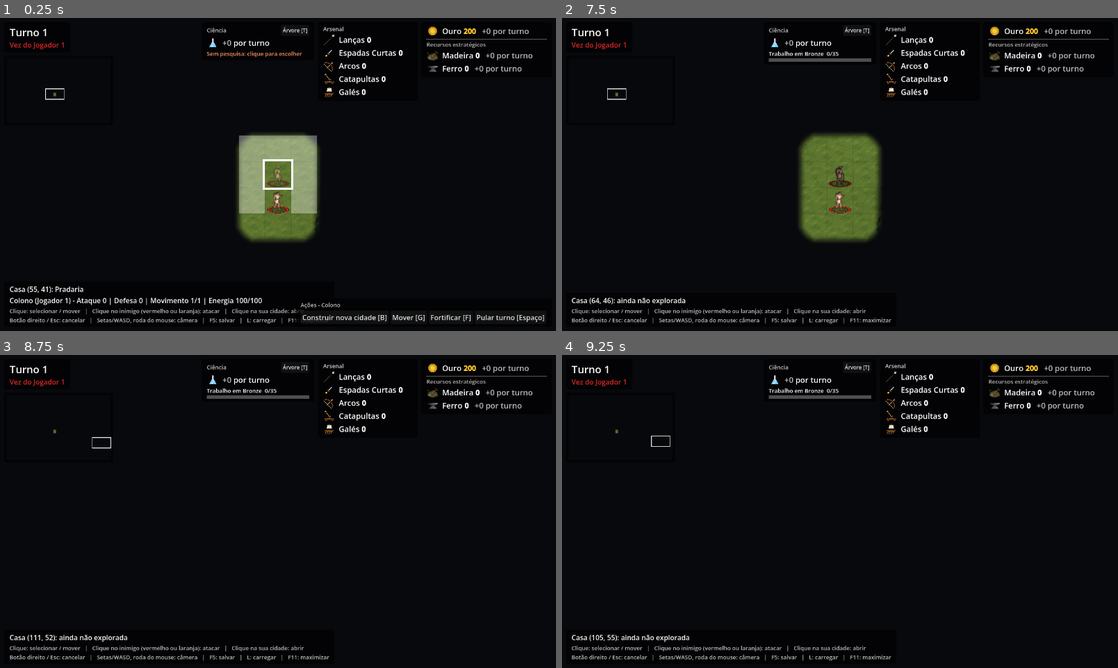
Above: before the commit, frames 1-4 (two rows, left to right).
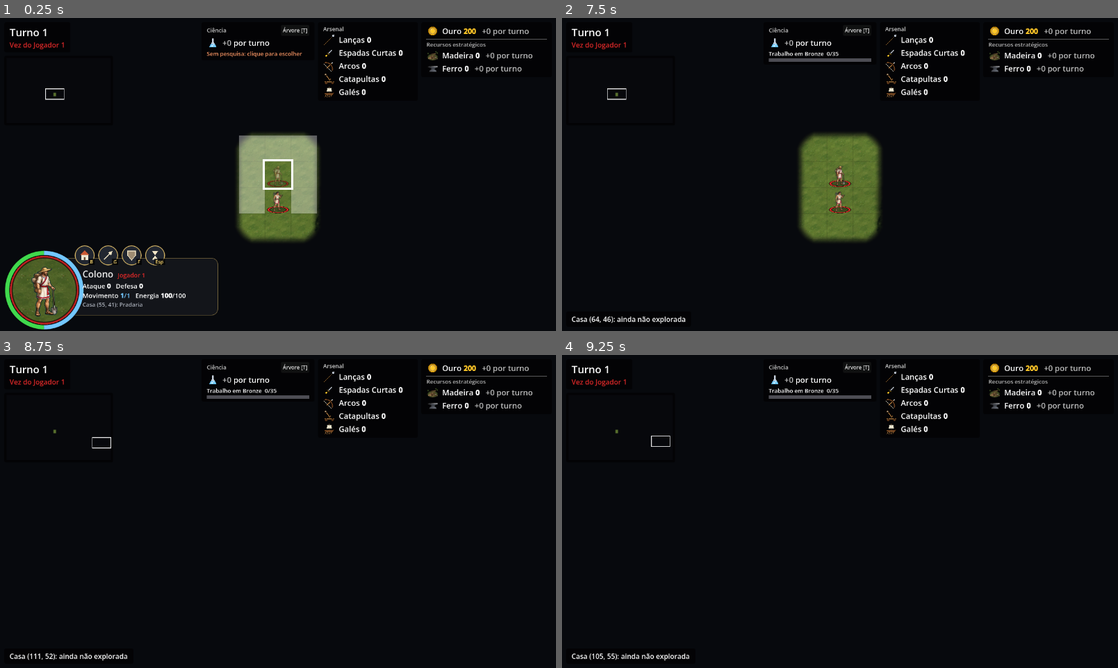
Above: after the commit, the same moments.

Repository: tscpereira/Geopolitik
Game: Godot game, scene res://scenes/main.tscn
Two runs of this game, one before a commit and one after it. Both use one fixed random seed, a clock stepped at 60 frames per second and the inputs below.
Inputs (mouse positions are in pixels of both pictures, inside the frame that each line leads up to):
- Up to frame 1 (0.25 s): no input
- Up to frame 2 (7.5 s): click "Árvore [T]" at 0.5 s; click (906, 318) at 1.25 s, where only the run before the commit has a clickable "Construir nova cidade [B]"; click (645, 255) at 2.02 s; click (973, 318) at 2.75 s, where only the run before the commit has a clickable "Mover [G]"; click (667, 255) at 3.52 s; click (1012, 318) at 4.25 s, where only the run before the commit has a clickable "Fortificar [F]"; click (695, 255) at 5.02 s; click (717, 255) at 5.77 s; click "Fechar [Esc]" at 6.5 s; click (1073, 318) at 7.25 s, where only the run before the commit has a clickable "Pular turno [Espaço]"
- Up to frame 3 (8.75 s): tap Enter at 8 s; drag from (61, 426) to (333, 442) at 8.02 s
- Up to frame 4 (9.25 s): tap Space at 8.75 s; drag from (728, 527) to (812, 574) at 8.77 s

The runs differ from the first frame. In frame 1, 5.4% of the frame differs, in the area x 0-98%, y 72-100%; in frame 2, 1.1%; in frame 3, 1.0%; in frame 4, 1.0%.

Commit message:
Painel da unidade (canto inferior esquerdo): retrato em alta resolução no círculo, energia e movimento em meias-luas, cartão com atributos e prévia do ataque, ações em botões redondos; retratos do Gemini no repositório
Co-Authored-By: Claude Opus 5.5 <noreply@anthropic.com>

Diff:
--- a/scripts/main.gd
+++ b/scripts/main.gd
@@ -1541,6 +1541,7 @@
 	_selected_mill = mill
 	move_overlay.show_moves(mill.cell, [], [])
 	_update_unit_actions()
+	_update_info() # painel da madeireira
 
 
 ## Botão "Retirar trabalhador": o trabalhador volta ao mapa e fica selecionado.
@@ -2262,7 +2263,7 @@
 ## Painel inferior: casa sob o mouse e a unidade nela (ou a selecionada).
 func _update_info() -> void:
 	var lines: Array[String] = []
-	var unit := selected_unit
+	var unit: Unit = null
 	if game_map.is_in_bounds(_hover_cell) and not fog.is_explored(_hover_cell):
 		lines.append("Casa (%d, %d): ainda não explorada" % [_hover_cell.x, _hover_cell.y])
 	elif game_map.is_in_bounds(_hover_cell):
@@ -2298,7 +2299,7 @@
 				mill.workers.size(), LumberMill.MAX_WORKERS,
 			])
 		var hovered := visible_unit_at(_hover_cell)
-		if hovered:
+		if hovered and hovered != selected_unit:
 			unit = hovered
 	if unit:
 		var defense_notes: Array[String] = []
@@ -2325,6 +2326,7 @@
 			var building_city := claiming_city(unit.cell)
 			lines[-1] += " | Construindo estrada" if game_map.road_progress.has(unit.cell) else \
 					" | Construindo" if building_city and building_city.sites.has(unit.cell) else " | Reconstruindo"
+	var preview := ""
 	if selected_unit and _attack_targets.has(_hover_cell):
 		var defender := get_unit_at(_hover_cell)
 		var from_cell: Vector2i = _attack_targets[_hover_cell] # de onde a unidade vai atacar
@@ -2336,7 +2338,7 @@
 			target_notes.append("+%d atrás do rio" % Terrain.RIVER_DEFENSE_BONUS)
 		if Combat.anti_cavalry(defender, selected_unit) > 0:
 			target_notes.append("+%d contra cavalaria" % Combat.anti_cavalry(defender, selected_unit))
-		lines.append("%s: %s (força %.2f%s) x %s (força %.2f%s) - dano estimado: causa ~%d | recebe %s" % [
+		preview = ("%s: %s (força %.2f%s) x %s (força %.2f%s) - dano estimado: causa ~%d | recebe %s" % [
 			"Disparar" if selected_unit.is_ranged() else "Atacar",
 			selected_unit.type.display_name, Combat.attack_strength(selected_unit, defender), attack_note,
 			defender.type.display_name, Combat.defense_strength(selected_unit, defender, from_cell),
@@ -2344,7 +2346,19 @@
 			roundi(expected["to_defender"]),
 			"0" if selected_unit.is_ranged() else "~%d" % roundi(expected["to_attacker"]),
 		])
-	hud.set_info("\n".join(lines))
+	# Com unidade (ou madeireira) selecionada: o painel dela, e a linha de baixo
+	# mostra a prévia do ataque, ou a unidade sob o mouse, ou a casa. Sem
+	# seleção: o painel some e a barra de informação mostra a casa sob o mouse.
+	if (selected_unit and is_instance_valid(selected_unit)) or _selected_mill:
+		var extra := preview if not preview.is_empty() else lines[-1] if not lines.is_empty() else ""
+		if selected_unit:
+			hud.show_unit_panel(selected_unit, game_map, extra)
+		else:
+			hud.show_mill_panel(_selected_mill, game_map, extra)
+		hud.set_info("")
+	else:
+		hud.hide_unit_panel()
+		hud.set_info("\n".join(lines))
 
 
 ## Nome do terreno com as regras dele (madeira que resta, defesa, movimento).
--- a/scripts/ui/hud.gd
+++ b/scripts/ui/hud.gd
@@ -44,9 +44,14 @@
 @onready var tech_dialog: TechDialog = $TechDialog
 ## Árvore de tecnologias (criada pelo código, por cima das outras janelas).
 var tech_tree_dialog: TechTreeDialog
+## Ações da unidade selecionada (as mesmas dos botões), para o painel da unidade.
+var last_actions: Array[Dictionary] = []
 ## Minimapa (canto esquerdo, abaixo do painel do turno; o Game chama setup).
 var minimap: Minimap
 var _minimap_panel: PanelContainer
+## Painel da unidade selecionada (canto inferior esquerdo; no lugar das barras
+## de informação e de ações desde 28/10/2026).
+var unit_panel: UnitPanel
 
 var _prompt_tween: Tween
 var _message_tween: Tween
@@ -71,6 +76,7 @@
 
 func _ready() -> void:
 	_build_minimap()
+	_build_unit_panel()
 	tech_tree_dialog = TechTreeDialog.new()
 	tech_tree_dialog.name = "TechTreeDialog"
 	add_child(tech_tree_dialog)
@@ -85,6 +91,38 @@
 	_iron_icon.tooltip_text = "Ferro: vem das minas nas colinas com ferro (1 por trabalhador por turno; a mina não se esgota)."
 	_build_arsenal_rows()
 	_build_science_panel()
+
+
+## Painel da unidade, preso ao canto inferior esquerdo. A barra de ações antiga
+## fica sempre escondida; a de informação só aparece sem unidade selecionada
+## (a casa e a cidade sob o mouse), sem a linha de atalhos (as teclas estão
+## nos botões).
+func _build_unit_panel() -> void:
+	unit_panel = UnitPanel.new()
+	unit_panel.name = "UnitPanel"
+	add_child(unit_panel)
+	move_child(unit_panel, $InfoPanel.get_index() + 1)
+	unit_panel.action_pressed.connect(func(id: String) -> void: action_pressed.emit(id))
+	$ActionPanel.hide()
+	$InfoPanel/VBox/HintLabel.hide()
+	var place := func() -> void:
+		unit_panel.position = Vector2(4.0, get_viewport().get_visible_rect().size.y - unit_panel.size.y - 4.0)
+	get_viewport().size_changed.connect(place)
+	place.call()
+
+
+func show_unit_panel(unit: Unit, map: GameMap, extra: String) -> void:
+	unit_panel.show_unit(unit, map, extra)
+	$InfoPanel.hide()
+
+
+func show_mill_panel(mill: LumberMill, map: GameMap, extra: String) -> void:
+	unit_panel.show_mill(mill, map, extra)
+	$InfoPanel.hide()
+
+
+func hide_unit_panel() -> void:
+	unit_panel.hide()
 
 
 ## Painel do minimapa, logo abaixo do painel do turno (acompanha a altura dele).
@@ -325,15 +363,18 @@
 func set_info(text: String) -> void:
 	_info_label.text = text
 	_info_label.visible = not text.is_empty()
+	$InfoPanel.visible = not text.is_empty()
 
 
 ## Mostra os botões de ação da unidade selecionada. Cada ação é um dicionário
 ## {"id", "label", "disabled" (opcional), "tooltip" (opcional)}. Lista vazia esconde.
 func set_unit_actions(title: String, actions: Array[Dictionary]) -> void:
+	last_actions = actions
 	for child in _action_buttons.get_children():
 		_action_buttons.remove_child(child)
 		child.queue_free()
-	_action_panel.visible = not actions.is_empty()
+	_action_panel.visible = false # substituída pelos botões do painel da unidade
+	unit_panel.set_actions(actions)
 	_action_title.text = title
 	for action in actions:
 		var button := Button.new()
--- /dev/null
+++ b/scripts/ui/unit_panel.gd
@@ -0,0 +1,328 @@
+class_name UnitPanel
+extends Control
+
+## Painel da unidade selecionada, no canto inferior esquerdo (desde 28/10/2026,
+## a partir do mockup do usuário; no lugar das barras de informação e de ações):
+##   - Retrato: círculo grande com o desenho da unidade em alta resolução
+##     (assets/sprites/units/retratos/, os originais do Gemini) sobre o terreno
+##     da casa em que ela está, com o anel na cor do dono. Para a madeireira
+##     ou mina remota selecionada, o desenho dela.
+##   - Energia: arco em meia-lua no lado esquerdo do círculo, enchendo de baixo
+##     para cima; verde acima de 60%, amarelo acima de 30%, vermelho abaixo.
+##   - Movimento: arco em meia-lua no lado direito, dourado, cheio no começo
+##     do turno e esvaziando conforme a unidade anda (pedido do usuário).
+##   - Cartão: nome, Ataque, Defesa, Movimento, Energia e dono; a situação (fortificada, a caminho, a bordo...); e
+##     uma linha extra: a prévia do ataque sobre um inimigo, a unidade sob o
+##     mouse, ou a casa sob o mouse.
+##   - Ações: botões redondos em cima do cartão, com ícone e a tecla no canto;
+##     o texto completo no tooltip. Sem unidade selecionada, o painel some.
+
+signal action_pressed(action_id: String)
+
+const RADIUS := 74.0
+const RING := 5.0
+const ARC_WIDTH := 9.0
+const MARGIN := 8.0
+const CARD_WIDTH := 400.0
+const CARD_HEIGHT := 132.0
+const BUTTON := 46.0
+const BUTTON_GAP := 8.0
+const PORTRAITS := "res://assets/sprites/units/retratos/"
+const CARD_COLOR := Color(0.08, 0.09, 0.11, 0.88)
+const GOLD := Color(0.85, 0.72, 0.4)
+const TRACK_COLOR := Color(0, 0, 0, 0.55)
+const MOVE_COLOR := Color(0.45, 0.78, 1.0)
+const TEXT := Color(0.93, 0.93, 0.93)
+const MUTED := Color(0.68, 0.7, 0.74)
+
+var _unit: Unit
+var _mill: LumberMill
+var _owner_color := Color.WHITE
+var _portrait: Texture2D
+var _ground: Texture2D
+var _buttons: HBoxContainer
+var _name: RichTextLabel
+var _stats: RichTextLabel
+var _status: Label
+var _extra: Label
+
+
+func _ready() -> void:
+	mouse_filter = Control.MOUSE_FILTER_STOP
+	custom_minimum_size = Vector2(_center().x + CARD_WIDTH, _center().y + RADIUS + RING + ARC_WIDTH + 2.0)
+	size = custom_minimum_size
+	_buttons = HBoxContainer.new()
+	_buttons.add_theme_constant_override("separation", int(BUTTON_GAP))
+	_buttons.position = Vector2(_center().x + RADIUS * 0.95, 0)
+	add_child(_buttons)
+	var box := VBoxContainer.new()
+	box.add_theme_constant_override("separation", 1)
+	box.position = Vector2(_center().x + RADIUS + 14.0, _card_rect().position.y + 22.0)
+	box.size = Vector2(_card_rect().end.x - box.position.x - 12.0, CARD_HEIGHT - 26.0)
+	box.mouse_filter = Control.MOUSE_FILTER_IGNORE
+	add_child(box)
+	_name = _rich(21)
+	box.add_child(_name)
+	_stats = RichTextLabel.new()
+	_stats.bbcode_enabled = true
+	_stats.fit_content = true
+	_stats.scroll_active = false
+	_stats.mouse_filter = Control.MOUSE_FILTER_IGNORE
+	_stats.add_theme_font_size_override("normal_font_size", 15)
+	_stats.add_theme_font_size_override("bold_font_size", 15)
+	box.add_child(_stats)
+	_status = _label(13, Color(1.0, 0.86, 0.45))
+	box.add_child(_status)
+	_extra = _label(13, MUTED)
+	_extra.autowrap_mode = TextServer.AUTOWRAP_WORD_SMART
+	_extra.max_lines_visible = 2
+	_extra.custom_minimum_size.x = box.size.x
+	box.add_child(_extra)
+	hide()
+
+
+## Mostra [param unit]. [param extra]: a linha de baixo (prévia de ataque,
+## unidade ou casa sob o mouse).
+func show_unit(unit: Unit, map: GameMap, extra := "") -> void:
+	_unit = unit
+	_mill = null
+	_owner_color = unit.owner_player.color
+	_portrait = portrait(unit.type, _owner_color)
+	_ground = map.terrain_texture(map.get_terrain(unit.cell))
+	_name.text = _title(unit.type.display_name, unit.owner_player)
+	var attack := "Ataque [b]%d[/b]%s" % [unit.attack, " (alcance %d)" % unit.type.attack_range if unit.is_ranged() else ""]
+	_stats.text = "%s   Defesa [b]%d[/b]\nMovimento [color=#73c7ff][b]%s[/b]/%d[/color]   Energia [b]%d[/b]/%d" % [
+		attack, unit.defense, unit.moves_text(), unit.movement, unit.energy, unit.max_energy]
+	var status: Array[String] = []
+	if unit.fortified:
+		status.append("Fortificada")
+	if unit.terrain_defense_bonus() > 0:
+		status.append("+%d de defesa (%s)" % [unit.terrain_defense_bonus(), Terrain.NAMES[map.get_terrain(unit.cell)].to_lower()])
+	if unit.walls_defense_bonus() > 0:
+		status.append("+%d muralha" % unit.walls_defense_bonus())
+	if unit.has_goto():
+		status.append("A caminho de (%d, %d)" % [unit.goto_target.x, unit.goto_target.y])
+	if unit.type.cargo_capacity > 0:
+		status.append("A bordo %d/%d" % [unit.cargo.size(), unit.type.cargo_capacity])
+	if unit.transport:
+		status.append("Embarcada na Galé")
+	if unit.rebuilding:
+		status.append("Trabalhando na obra")
+	_set_lines(status, extra)
+
+
+## Mostra a madeireira (ou mina) remota selecionada.
+func show_mill(mill: LumberMill, map: GameMap, extra := "") -> void:
+	_unit = null
+	_mill = mill
+	_owner_color = mill.owner_player.color
+	_portrait = City.MINE_TEXTURE if mill.is_mine else LumberMill.TEXTURE
+	_ground = map.terrain_texture(map.get_terrain(mill.cell))
+	_name.text = _title(mill.display_name(), mill.owner_player)
+	var production := "+%d de ferro por turno" % mill.iron_per_turn() if mill.is_mine else "+%d de madeira por turno" % mill.wood_per_turn()
+	if not mill.is_done():
+		production = "Em obra %d/%d" % [mill.progress, mill.cost()]
+	_stats.text = "Trabalhadores [b]%d[/b]/%d   %s" % [mill.workers.size(), LumberMill.MAX_WORKERS, production]
+	_set_lines(["Destruída: um Trabalhador pode reconstruir"] if mill.pillaged else [], extra)
+
+
+func _set_lines(status: Array, extra: String) -> void:
+	_status.text = "  ·  ".join(status)
+	_status.visible = not status.is_empty()
+	_extra.text = extra
+	_extra.visible = not extra.is_empty()
+	show()
+	queue_redraw()
+
+
+## Troca os botões de ação ([param actions]: os mesmos de Hud.set_unit_actions).
+func set_actions(actions: Array[Dictionary]) -> void:
+	for child in _buttons.get_children():
+		_buttons.remove_child(child)
+		child.queue_free()
+	for action in actions:
+		var button := Button.new()
+		button.custom_minimum_size = Vector2(BUTTON, BUTTON)
+		button.focus_mode = Control.FOCUS_NONE
+		button.disabled = action.get("disabled", false)
+		var label: String = action["label"]
+		var tooltip: String = action.get("tooltip", "")
+		button.tooltip_text = label + ("\n" + tooltip if not tooltip.is_empty() else "")
+		for state in ["normal", "hover", "pressed", "disabled"]:
+			var style := StyleBoxFlat.new()
+			style.bg_color = {"normal": Color(0.13, 0.15, 0.19), "hover": Color(0.24, 0.27, 0.33),
+					"pressed": Color(0.3, 0.34, 0.42), "disabled": Color(0.1, 0.1, 0.12, 0.85)}[state]
+			style.set_corner_radius_all(int(BUTTON / 2.0))
+			style.border_color = GOLD if state != "disabled" else Color(0.35, 0.35, 0.38)
+			style.set_border_width_all(2)
+			button.add_theme_stylebox_override(state, style)
+		var id: String = action["id"]
+		var key := ""
+		if label.contains("[") and label.ends_with("]"):
+			key = label.substr(label.rfind("[") + 1, label.length() - label.rfind("[") - 2)
+		key = "Esp" if key == "Espaço" else key
+		button.draw.connect(func() -> void: _draw_action_icon(button, id, key))
+		button.pressed.connect(action_pressed.emit.bind(id))
+		_buttons.add_child(button)
+
+
+## Só o círculo e o cartão pegam o mouse (o resto do retângulo deixa o clique
+## passar para o mapa).
+func _has_point(point: Vector2) -> bool:
+	if not visible:
+		return false
+	return point.distance_to(_center()) <= RADIUS + RING + ARC_WIDTH or _card_rect().has_point(point)
+
+
+func _center() -> Vector2:
+	return Vector2(MARGIN + ARC_WIDTH + RING + RADIUS + 2.0, BUTTON / 2.0 + RADIUS + 6.0)
+
+
+func _card_rect() -> Rect2:
+	return Rect2(Vector2(_center().x, BUTTON / 2.0 + 6.0), Vector2(CARD_WIDTH, CARD_HEIGHT))
+
+
+func _draw() -> void:
+	if _unit == null and _mill == null:
+		return
+	var center := _center()
+	var style := StyleBoxFlat.new()
+	style.bg_color = CARD_COLOR
+	style.set_corner_radius_all(14)
+	style.border_color = Color(GOLD, 0.55)
+	style.set_border_width_all(1)
+	draw_style_box(style, _card_rect())
+	# Energia: trilho e arco na meia-lua da esquerda, de baixo para cima
+	var arc_radius := RADIUS + RING + ARC_WIDTH / 2.0 + 2.0
+	draw_arc(center, arc_radius, PI / 2.0, PI * 1.5, 48, TRACK_COLOR, ARC_WIDTH + 3.0, true)
+	if _unit:
+		var ratio := float(_unit.energy) / _unit.max_energy
+		var energy_color := Color(0.25, 0.85, 0.3) if ratio > 0.6 else Color(0.95, 0.8, 0.2) if ratio > 0.3 else Color(0.9, 0.25, 0.2)
+		draw_arc(center, arc_radius, PI / 2.0, PI / 2.0 + PI * ratio, 48, energy_color, ARC_WIDTH, true)
+		# Movimento: meia-lua da direita, de baixo para cima
+		draw_arc(center, arc_radius, -PI / 2.0, PI / 2.0, 48, TRACK_COLOR, ARC_WIDTH + 3.0, true)
+		var moves := clampf(float(_unit.moves_left) / maxf(_unit.max_points(), 1.0), 0.0, 1.0)
+		if moves > 0.0:
+			draw_arc(center, arc_radius, PI / 2.0 - PI * moves, PI / 2.0, 48, MOVE_COLOR, ARC_WIDTH, true)
+	# Anel na cor do dono, o terreno da casa e o retrato
+	draw_circle(center, RADIUS + RING, _owner_color.darkened(0.15))
+	_draw_textured_circle(_ground, center, RADIUS)
+	draw_circle(center, RADIUS, Color(0, 0, 0, 0.18))
+	if _portrait:
+		var image_size := Vector2(_portrait.get_size())
+		var fit := minf(RADIUS * 1.55 / image_size.y, RADIUS * 1.7 / image_size.x)
+		if _mill:
+			fit = RADIUS * 1.5 / maxf(image_size.x, image_size.y)
+		var rect := Rect2(center + Vector2(-image_size.x * fit / 2.0, RADIUS * 0.82 - image_size.y * fit), image_size * fit)
+		if _mill:
+			rect.position.y = center.y - image_size.y * fit / 2.0
+		draw_texture_rect(_portrait, rect, false)
+	draw_arc(center, RADIUS, 0, TAU, 64, Color(0, 0, 0, 0.7), 2.0, true)
+
+
+## Textura recortada num círculo (polígono com coordenadas de textura).
+func _draw_textured_circle(texture: Texture2D, center: Vector2, radius: float) -> void:
+	var points := PackedVector2Array()
+	var uvs := PackedVector2Array()
+	for i in 48:
+		var dir := Vector2.from_angle(TAU * i / 48.0)
+		points.append(center + dir * radius)
+		uvs.append(dir * 0.5 + Vector2(0.5, 0.5))
+	draw_colored_polygon(points, Color(1, 1, 1), uvs, texture)
+
+
+## Retrato em alta resolução do tipo de unidade, na cor do dono (o mesmo nome
+## do desenho pequeno, em PORTRAITS; sem retrato, o desenho pequeno).
+static func portrait(type: UnitType, color: Color) -> Texture2D:
+	if type.sprite == null:
+		return null
+	var path := PORTRAITS + type.sprite.resource_path.get_file()
+	var texture: Texture2D = load(path) if ResourceLoader.exists(path) else type.sprite
+	return Unit.team_texture(texture, color)
+
+
+## Ícone de cada ação, desenhado no botão redondo, e a tecla no canto.
+func _draw_action_icon(button: Button, id: String, key: String) -> void:
+	var s := button.size
+	var c := s / 2.0
+	var ink := Color(0.95, 0.9, 0.78) if not button.disabled else Color(0.45, 0.45, 0.47)
+	var icon := Rect2(c - Vector2(13, 13), Vector2(26, 26))
+	match id:
+		"farm":
+			Icons.draw_build(button, City.Build.FARM, icon, Color.WHITE)
+		"lumber_mill":
+			Icons.draw_build(button, City.Build.LUMBER_MILL, icon, Color.WHITE)
+		"mine":
+			Icons.draw_build(button, City.Build.MINE, icon, Color.WHITE)
+		"found_city":
+			button.draw_colored_polygon(PackedVector2Array([c + Vector2(-11, -1), c + Vector2(0, -11), c + Vector2(11, -1)]), Color(0.8, 0.35, 0.2))
+			button.draw_rect(Rect2(c + Vector2(-8, -1), Vector2(16, 12)), Color(0.93, 0.9, 0.82))
+			button.draw_rect(Rect2(c + Vector2(-2, 4), Vector2(4, 7)), Color(0.4, 0.28, 0.18))
+		"road":
+			var road := PackedVector2Array([c + Vector2(-10, 11), c + Vector2(-3, 0), c + Vector2(3, -2), c + Vector2(10, -11)])
+			button.draw_polyline(road, Color(0.75, 0.62, 0.42), 7.0)
+			button.draw_polyline(road, Color(0.45, 0.35, 0.22), 1.5)
+		"rebuild":
+			button.draw_line(c + Vector2(-8, 9), c + Vector2(5, -4), Color(0.6, 0.42, 0.25), 3.5)
+			button.draw_rect(Rect2(c + Vector2(1, -11), Vector2(11, 7)), Color(0.7, 0.72, 0.76))
+		"join_city":
+			for dx in [-6, 6]:
+				button.draw_circle(c + Vector2(dx, -5), 4.0, ink)
+				button.draw_rect(Rect2(c + Vector2(dx - 5, 0), Vector2(10, 10)), ink)
+		"pillage":
+			button.draw_colored_polygon(PackedVector2Array([c + Vector2(0, -12), c + Vector2(8, 3), c + Vector2(0, 11), c + Vector2(-8, 3)]), Color(0.95, 0.45, 0.15))
+			button.draw_colored_polygon(PackedVector2Array([c + Vector2(0, -3), c + Vector2(4, 4), c + Vector2(0, 9), c + Vector2(-4, 4)]), Color(1, 0.85, 0.3))
+		"goto":
+			button.draw_line(c + Vector2(-9, 9), c + Vector2(6, -6), ink, 2.5)
+			button.draw_colored_polygon(PackedVector2Array([c + Vector2(10, -10), c + Vector2(0, -7), c + Vector2(7, 0)]), ink)
+		"cancel_goto":
+			button.draw_line(c + Vector2(-8, -8), c + Vector2(8, 8), Color(0.95, 0.4, 0.35), 3.0)
+			button.draw_line(c + Vector2(8, -8), c + Vector2(-8, 8), Color(0.95, 0.4, 0.35), 3.0)
+		"fortify":
+			var shield := PackedVector2Array([c + Vector2(-9, -10), c + Vector2(9, -10), c + Vector2(9, 0), c + Vector2(0, 11), c + Vector2(-9, 0)])
+			button.draw_colored_polygon(shield, Color(0.62, 0.55, 0.45))
+			button.draw_polyline(shield + PackedVector2Array([shield[0]]), ink, 1.5)
+		"skip":
+			button.draw_colored_polygon(PackedVector2Array([c + Vector2(-7, -10), c + Vector2(7, -10), c + Vector2(0, 0)]), ink)
+			button.draw_colored_polygon(PackedVector2Array([c + Vector2(-7, 10), c + Vector2(7, 10), c + Vector2(0, 0)]), ink)
+		"unload":
+			button.draw_line(c + Vector2(0, -10), c + Vector2(0, 6), ink, 2.5)
+			button.draw_colored_polygon(PackedVector2Array([c + Vector2(-7, 2), c + Vector2(7, 2), c + Vector2(0, 11)]), ink)
+		"release_worker":
+			button.draw_circle(c + Vector2(-3, -5), 4.0, ink)
+			button.draw_rect(Rect2(c + Vector2(-8, 0), Vector2(10, 10)), ink)
+			button.draw_line(c + Vector2(3, 3), c + Vector2(11, 3), ink, 2.5)
+			button.draw_colored_polygon(PackedVector2Array([c + Vector2(12, 3), c + Vector2(7, -1), c + Vector2(7, 7)]), ink)
+		_:
+			button.draw_circle(c, 6, ink)
+	if not key.is_empty():
+		var font := ThemeDB.fallback_font
+		var width := font.get_string_size(key, HORIZONTAL_ALIGNMENT_LEFT, -1, 11).x
+		var badge := Rect2(Vector2(s.x - width - 6, s.y - 15), Vector2(width + 6, 14))
+		button.draw_rect(badge, Color(0, 0, 0, 0.75))
+		button.draw_string(font, badge.position + Vector2(3, 11), key, HORIZONTAL_ALIGNMENT_LEFT, -1, 11, Color(1, 0.86, 0.45))
+
+
+## Nome grande e o dono, menor, na cor dele.
+func _title(name: String, owner: Player) -> String:
+	return "%s  [font_size=14][color=#%s]%s[/color][/font_size]" % [name, owner.color.to_html(false), owner.display_name]
+
+
+func _rich(font_size: int) -> RichTextLabel:
+	var label := RichTextLabel.new()
+	label.bbcode_enabled = true
+	label.fit_content = true
+	label.scroll_active = false
+	label.autowrap_mode = TextServer.AUTOWRAP_OFF
+	label.mouse_filter = Control.MOUSE_FILTER_IGNORE
+	label.add_theme_font_size_override("normal_font_size", font_size)
+	label.add_theme_color_override("default_color", TEXT)
+	return label
+
+
+func _label(font_size: int, color: Color) -> Label:
+	var label := Label.new()
+	label.add_theme_font_size_override("font_size", font_size)
+	label.add_theme_color_override("font_color", color)
+	label.mouse_filter = Control.MOUSE_FILTER_IGNORE
+	return label
--- a/tools/art/import_folha_unidades.gd
+++ b/tools/art/import_folha_unidades.gd
@@ -26,6 +26,8 @@
 
 const NAMES := ["trabalhador", "colono", "guerreiro", "lanceiro", "guerreiro_espada", "arqueiro", "cavalaria_leve", "bigas", "catapulta"]
 const UNITS := "res://assets/sprites/units/"
+## Retratos em alta resolução usados pelo painel da unidade (UnitPanel).
+const RETRATOS := "res://assets/sprites/units/retratos/"
 const GRANDES := "res://tools/art/chatgpt/unidades/"
 const PRONTOS := "res://tools/art/chatgpt/prontos/"
 const ORIGINAL := "res://tools/art/chatgpt/folha_unidades.png"
@@ -294,6 +296,10 @@
 			mask.set_pixel(x, y, Color(amount, amount, amount, 1.0))
 	crop.save_png(ProjectSettings.globalize_path(GRANDES) + unit_name + ".png")
 	mask.save_png(ProjectSettings.globalize_path(GRANDES) + unit_name + "_time.png")
+	# O desenho grande também fica no jogo (retrato do painel da unidade): os
+	# originais em alta resolução ficam SEMPRE no repositório (pedido do usuário)
+	crop.save_png(ProjectSettings.globalize_path(RETRATOS) + unit_name + ".png")
+	mask.save_png(ProjectSettings.globalize_path(RETRATOS) + unit_name + "_time.png")
 	var target := Vector2i(roundi(w * scale), roundi(h * scale))
 	for img: Image in [crop, mask]:
 		var current: Vector2i = img.get_size()
Binary file added: assets/sprites/units/retratos/arqueiro.png
Not shown, added: assets/sprites/units/retratos/arqueiro.png.import
Binary file added: assets/sprites/units/retratos/arqueiro_time.png
Not shown, added: assets/sprites/units/retratos/arqueiro_time.png.import
Binary file added: assets/sprites/units/retratos/bigas.png
Not shown, added: assets/sprites/units/retratos/bigas.png.import
Binary file added: assets/sprites/units/retratos/bigas_time.png
Not shown, added: assets/sprites/units/retratos/bigas_time.png.import
Binary file added: assets/sprites/units/retratos/catapulta.png
Not shown, added: assets/sprites/units/retratos/catapulta.png.import
Binary file added: assets/sprites/units/retratos/catapulta_time.png
Not shown, added: assets/sprites/units/retratos/catapulta_time.png.import
(and 30 more such lines)
